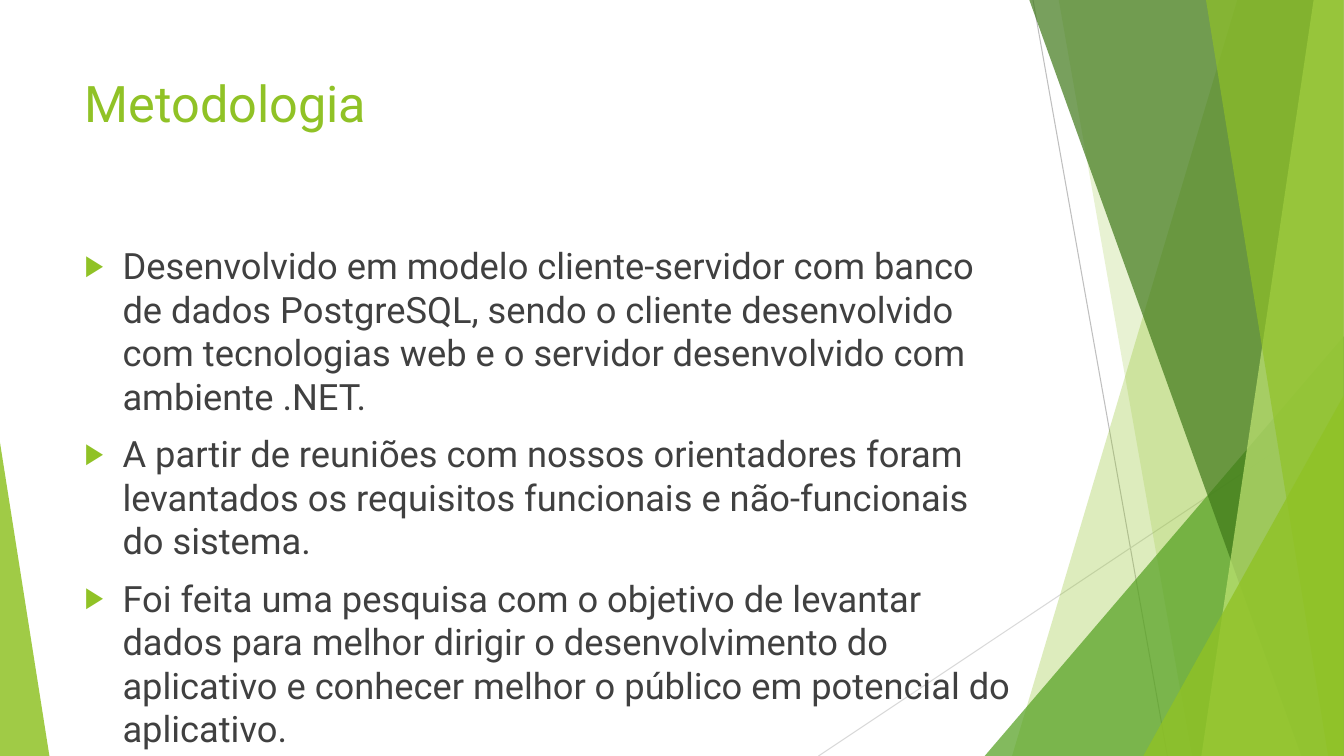
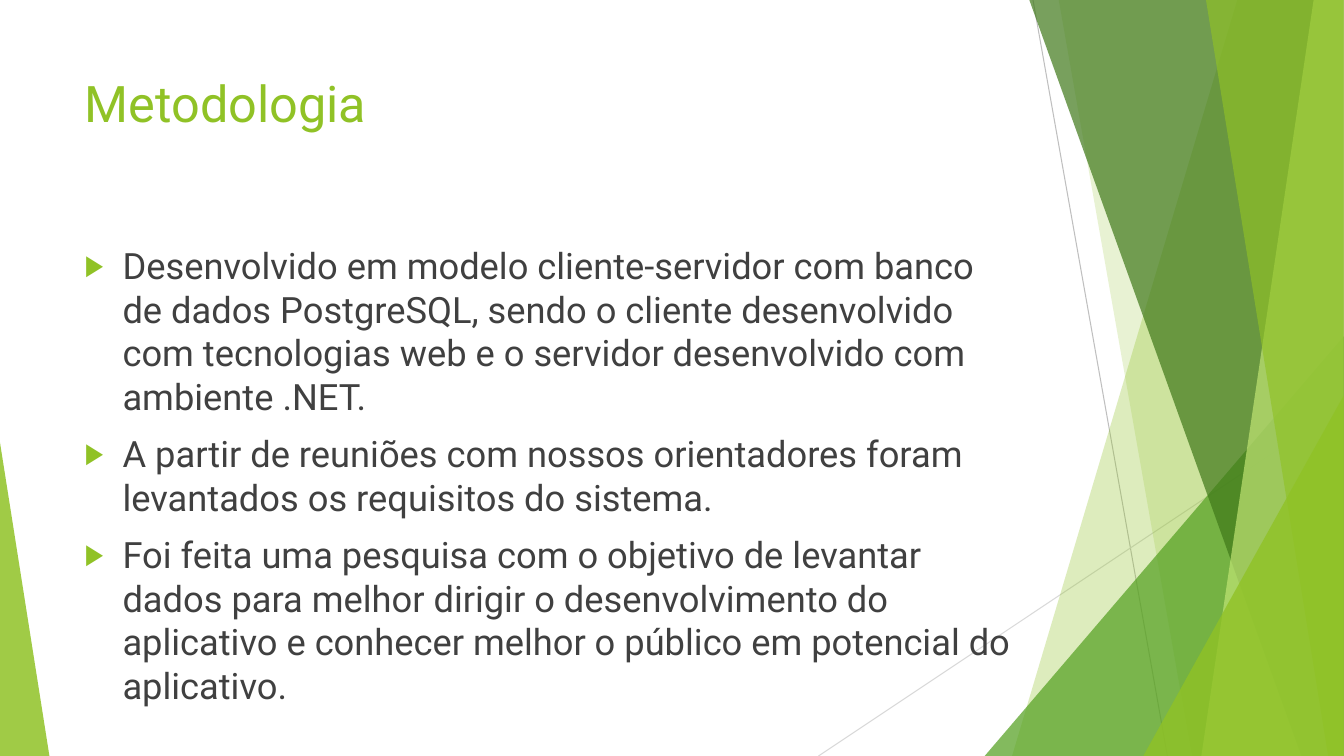
Before and after one commit to GArmane/Jarbas, a slide deck: slide 7 of docs/Apresentação Teste TCC.pptx. Drawn at 1344x756 pixels with LibreOffice and Linux fonts; fonts in the diff are those of the drawing. Boxes give left, top, right and bottom in pixels: in the first picture for what was removed or moved away, otherwise in the second. Text is boxed around its words. In the diff, an @@ line names an element or a change of style, - is before the commit and + after.

```diff
--- a/docs/Apresentação Teste TCC.pptx
+++ b/docs/Apresentação Teste TCC.pptx
@@ text at box(123, 439, 962, 519): text changed @@
-▶ A partir de reuniões com nossos orientadores foram levantados os requisitos funcionais e não-funcionais do sistema.
+▶ A partir de reuniões com nossos orientadores foram levantados os requisitos do sistema.
```
Also in this commit, not shown: 1 other slide changed.
